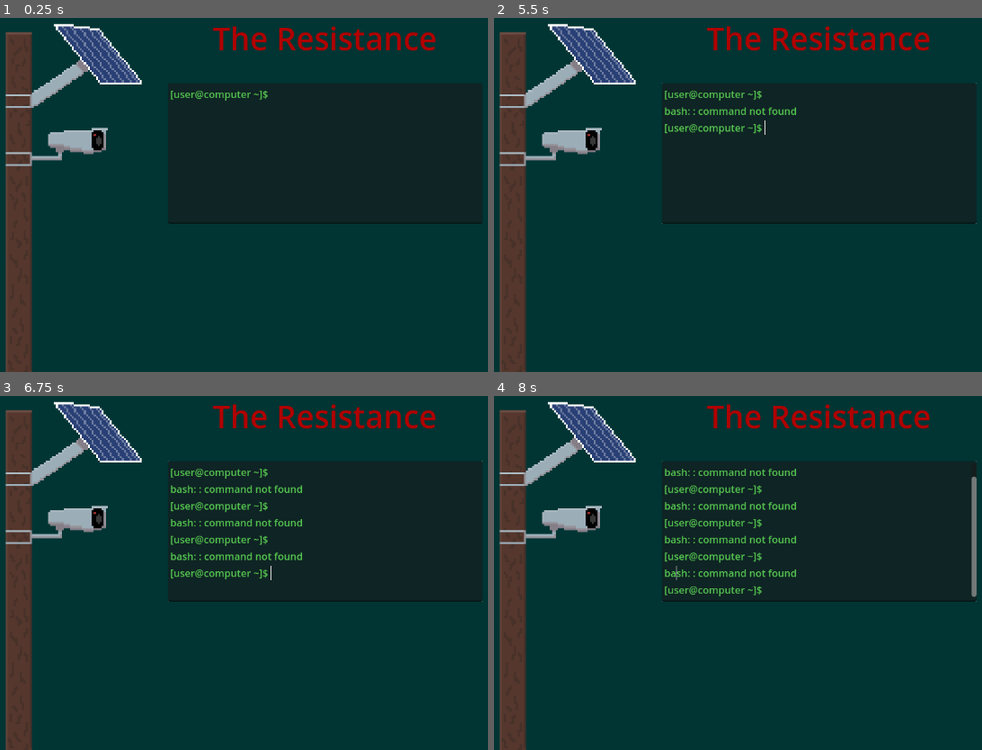
Above: before the commit, frames 1-4 (two rows, left to right).
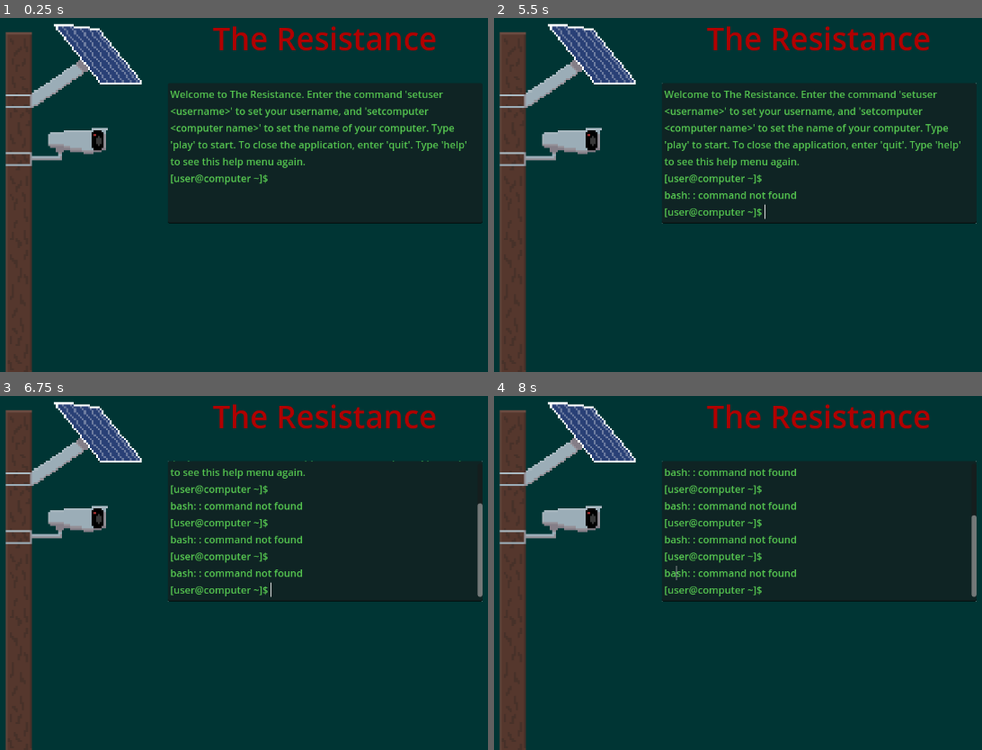
Above: after the commit, the same moments.

Repository: bunnybunnybun/The-Resistance
Game: Godot game, scene res://MainMenu.tscn
Two runs of this game, one before a commit and one after it. Both use one fixed random seed, a clock stepped at 60 frames per second and the inputs below.
Inputs (mouse positions are in pixels of both pictures, inside the frame that each line leads up to):
- Up to frame 1 (0.25 s): no input
- Up to frame 2 (5.5 s): tap Enter at 0.5, 0.6, 1.35, 2, 2.3, 3.05, 3.5, 3.6, 4.35, 5.3 s; move the mouse to (977, 148) at 0.52 s; hold Right 0.53-1.28 s; click (977, 148) at 0.67 s; tap Space at 1.25, 2.75, 4.25 s; move the mouse to (674, 191) at 1.27 s; hold Down 1.28-2.03 s; move the mouse to (889, 81) at 2.02 s; hold Right 2.03-2.78 s; tap Alt at 2.1, 5.1 s; move the mouse to (781, 251) at 2.77 s; hold Up 2.78-3.53 s; tap Shift at 2.85 s; click (781, 251) at 2.92 s; move the mouse to (outside the picture) at 3.52 s; hold Left 3.53-5.03 s; move the mouse to (601, 110) at 4.27 s; move the mouse to (855, 170) at 5.02 s; hold Down from 5.03 s (still down); click (855, 170) at 5.17 s
- Up to frame 3 (6.75 s): move the mouse to (219, 449) at 5.77 s; release Down at 5.78 s; hold Right 5.78-6.53 s; tap Shift at 5.85 s; tap Enter at 6.05, 6.6 s; move the mouse to (483, 526) at 6.52 s; hold Up from 6.53 s (still down)
- Up to frame 4 (8 s): move the mouse to (674, 569) at 7.27 s; release Up at 7.28 s; hold Right from 7.28 s (still down); tap Enter at 7.35 s; click (674, 569) at 7.42 s

The runs differ from the first frame. In frame 1, 2.9% of the frame differs, in the area x 34-96%, y 20-48%; in frame 2, 3.5%, in the area x 34-96%, y 20-57%; in frame 3, 2.7%; in frame 4, 0.1%.

Commit message:
Created text animation for the initial dialog thing... Now I just have to write the actual dialog.

Diff:
--- a/MainMenu.tscn
+++ b/MainMenu.tscn
@@ -53,7 +53,8 @@
 grow_horizontal = 2
 grow_vertical = 2
 theme_override_colors/font_color = Color(0.33665636, 0.78083885, 0.3151847, 1)
-text = "[user@computer ~]$ "
+text = "Welcome to The Resistance. Enter the command 'setuser <username>' to set your username, and 'setcomputer <computer name>' to set the name of your computer. Type 'play' to start. To close the application, enter 'quit'. Type 'help' to see this help menu again.
+[user@computer ~]$ "
 emoji_menu_enabled = false
 wrap_mode = 1
 scroll_smooth = true
--- a/Test.tscn
+++ /dev/null
@@ -1,10 +0,0 @@
-[gd_scene load_steps=2 format=3 uid="uid://dnnka5th1gldj"]
-
-[ext_resource type="Texture2D" uid="uid://ocqr4kaowgws" path="res://icon.svg" id="1_mtyf4"]
-
-[node name="Node2D" type="Node2D"]
-
-[node name="Sprite2D" type="Sprite2D" parent="."]
-texture = ExtResource("1_mtyf4")
-
-[node name="Node2D" type="Node2D" parent="."]
--- /dev/null
+++ b/label.gd
@@ -0,0 +1,15 @@
+extends Label
+
+@onready var label: = $"."
+# Called when the node enters the scene tree for the first time.
+func _ready() -> void:
+	var tween_speed: float = text.length()*0.05
+	visible_ratio = 0.0
+	var tween = create_tween()
+	tween.set_trans(Tween.TRANS_LINEAR)
+	tween.tween_property(label, "visible_ratio", 1.0, tween_speed)
+
+
+# Called every frame. 'delta' is the elapsed time since the previous frame.
+func _process(delta: float) -> void:
+	pass
--- a/main_menu.gd
+++ b/main_menu.gd
@@ -33,6 +33,8 @@
 			get_tree().quit()
 		elif command == "play":
 			get_tree().change_scene_to_file("res://scene2.tscn")
+		elif command == "help":
+			text_edit.text = text_edit.text + "\nWelcome to The Resistance. Enter the command 'setuser <username>' to set your username, and 'setcomputer <computer name>' to set the name of your computer. Type 'play' to start. To close the application, enter 'quit'. Type 'help' to see this help menu again."
 		else:
 			text_edit.text = text_edit.text + "\nbash: " + command + ": command not found"
 
--- a/scene2.tscn
+++ b/scene2.tscn
@@ -1,9 +1,40 @@
-[gd_scene load_steps=2 format=3 uid="uid://c10ly7icxihtw"]
+[gd_scene load_steps=3 format=3 uid="uid://c10ly7icxihtw"]
 
-[ext_resource type="Texture2D" uid="uid://dk1ocyqe5iifv" path="res://icon.svg" id="1_g28hq"]
+[ext_resource type="FontFile" uid="uid://ct0auvbtgb4e6" path="res://fonts/charito/Charito.ttf" id="1_3hvph"]
+[ext_resource type="Script" uid="uid://b56gt8twdwi8y" path="res://label.gd" id="1_g28hq"]
 
-[node name="Node2D" type="Node2D"]
+[node name="Control" type="Control"]
+layout_mode = 3
+anchors_preset = 15
+anchor_right = 1.0
+anchor_bottom = 1.0
+grow_horizontal = 2
+grow_vertical = 2
 
-[node name="Icon" type="Sprite2D" parent="."]
-position = Vector2(468, 197)
-texture = ExtResource("1_g28hq")
+[node name="ColorRect" type="ColorRect" parent="."]
+layout_mode = 1
+anchors_preset = 15
+anchor_right = 1.0
+anchor_bottom = 1.0
+grow_horizontal = 2
+grow_vertical = 2
+color = Color(0, 0, 0, 1)
+
+[node name="Label" type="Label" parent="."]
+layout_mode = 1
+anchors_preset = 8
+anchor_left = 0.5
+anchor_top = 0.5
+anchor_right = 0.5
+anchor_bottom = 0.5
+offset_left = -395.43475
+offset_top = -227.375
+offset_right = 395.43475
+offset_bottom = 227.375
+grow_horizontal = 2
+grow_vertical = 2
+theme_override_fonts/font = ExtResource("1_3hvph")
+theme_override_font_sizes/font_size = 32
+text = "It's 2042, you eat a potato."
+autowrap_mode = 3
+script = ExtResource("1_g28hq")
Binary file added: fonts/charito/Charito.ttf
Not shown, added: fonts/charito/Charito.ttf.import
Not shown, added: fonts/charito/OFL.txt
Not shown, added: label.gd.uid
Not shown, added: fonts/charito.zip
Not shown, added: fonts/charito/DESCRIPTION.en_us.html
